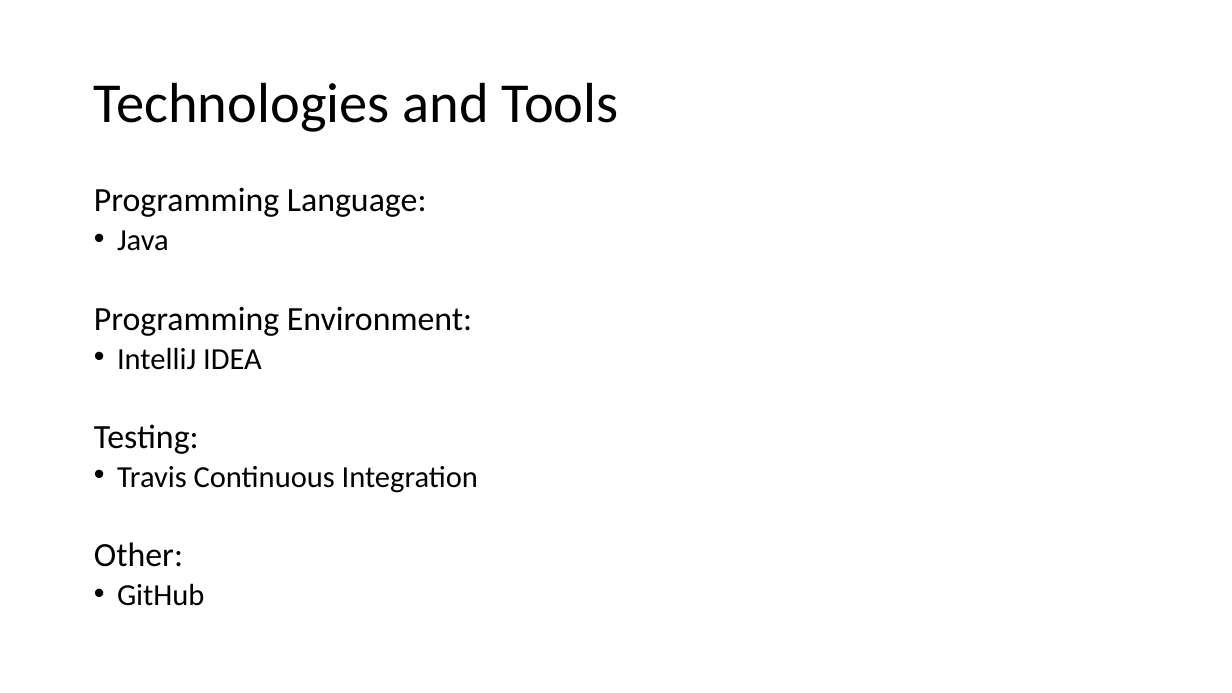
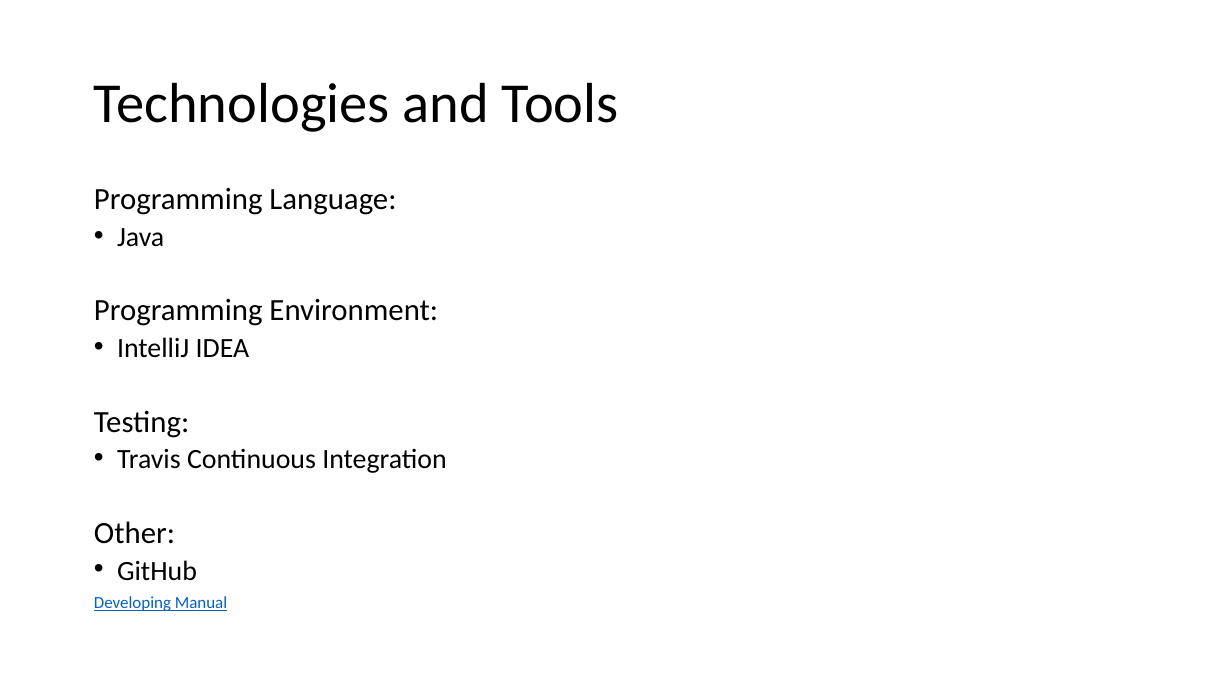
Before and after one commit to Chris-Schaffer/cs414-f18-001-stringCheese, a slide deck: slide 11 of Documents P3/CS 414 Rollerball Project 03.pptx (slide 10 before the commit). Drawn at 1232x693 pixels with LibreOffice and Linux fonts; fonts in the diff are those of the drawing. Boxes give left, top, right and bottom in pixels: in the first picture for what was removed or moved away, otherwise in the second. Text is boxed around its words. In the diff, an @@ line names an element or a change of style, - is before the commit and + after.

```diff
--- a/Documents P3/CS 414 Rollerball Project 03.pptx
+++ b/Documents P3/CS 414 Rollerball Project 03.pptx
@@ text at (x1=94, y1=188, x2=446, y2=581): size 26.4 to 24 pt in "Programming Language:", "Programming Environment:", "Testing:", "Other:"; size 23.8 to 21.7 pt in "Java", "IntelliJ IDEA", "Travis Continuous Integration", "GitHub" @@
@@ text at (x1=94, y1=596, x2=227, y2=611): paragraph added @@
+Developing Manual
```
Also in this commit, not shown: 1 slide added.
